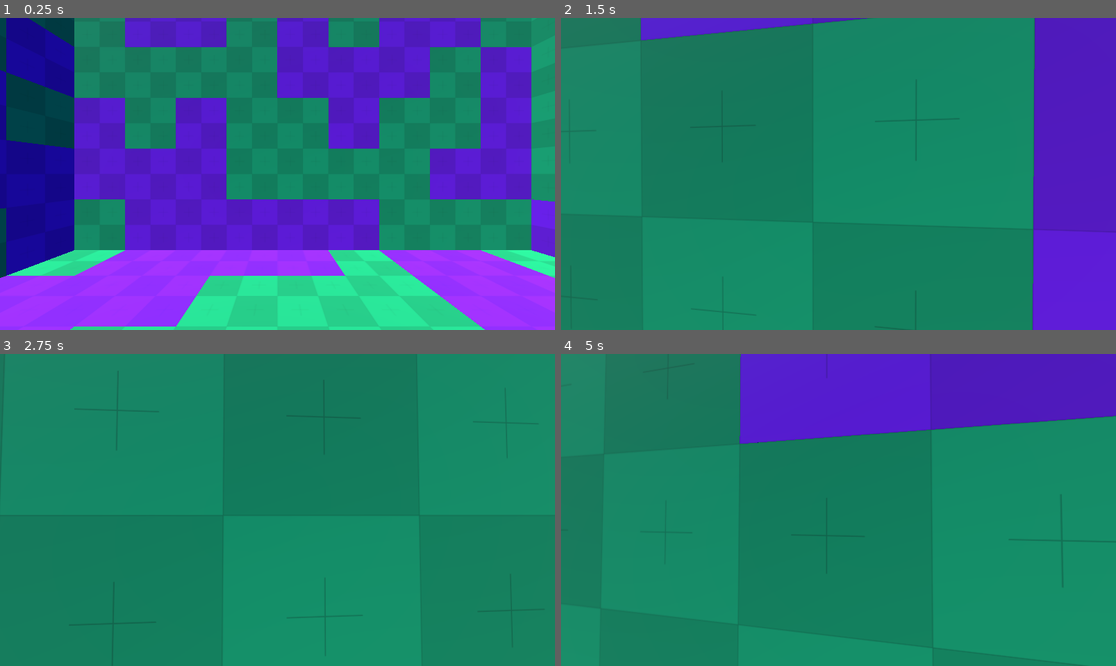
Above: before the commit, frames 1-4 (two rows, left to right).
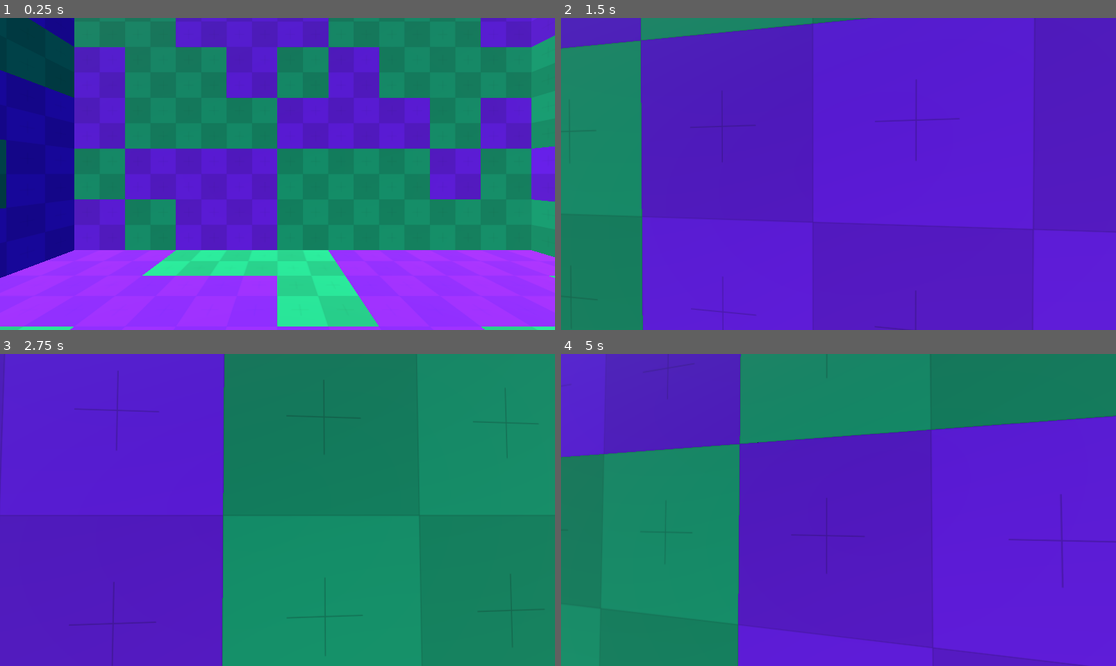
Above: after the commit, the same moments.

Repository: HaHAjax/mining-game
Game: Godot game, scene res://scenes/testing/gen_testing/gen_and_mine_testing.tscn
Same seed, same stepped clock (60 frames per second), same inputs: the game is played once before the commit and once after it. The project has no main scene, so this scene is started directly.
Inputs (mouse positions are in pixels of both pictures, inside the frame that each line leads up to):
- Up to frame 1 (0.25 s): no input
- Up to frame 2 (1.5 s): tap Enter at 0.5 s; move the mouse to (866, 174) at 0.52 s; hold W (move_forward) from 0.53 s (still down); click (866, 174) at 0.6 s; tap Space (jump) at 0.77 s; move the mouse to (810, 174) at 1.27 s; click (810, 174) at 1.35 s
- Up to frame 3 (2.75 s): keep holding W (move_forward); tap Space (jump) at 1.52 s; move the mouse to (288, 503) at 2.02 s; click (288, 503) at 2.1 s
- Up to frame 4 (5 s): keep holding W (move_forward); tap Space (jump) at 2.75, 3.02, 3.77, 4.52 s; move the mouse to (832, 516) at 2.77 s; click (832, 516) at 2.85 s; move the mouse to (877, 513) at 3.52 s; click (877, 513) at 3.6 s; move the mouse to (794, 506) at 4.27 s; click (794, 506) at 4.35 s

The runs differ from the first frame. In frame 1, 45% of the frame differs, in the area x 0-100%, y 0-100%; in frame 2, 72%; in frame 3, 40%; in frame 4, 78%.

Commit message:
Renamed generation script to fit better

Diff:
--- a/scenes/testing/gen_testing/generation.gd
+++ b/scenes/testing/gen_testing/grid_map_script.gd
@@ -27,3 +27,10 @@
 					set_cell_item(Vector3i(x, y, z) + origin_offset, which_block_to_use)
 
 	# pass
+
+func destroy_block(world_coordinate: Vector3) -> void:
+	var map_coordinate := local_to_map(world_coordinate)
+
+	# print("Output value: ", map_coordinate)
+
+	set_cell_item(map_coordinate, -1)
Renamed: scenes/testing/gen_testing/generation.gd.uid -> scenes/testing/gen_testing/grid_map_script.gd.uid
